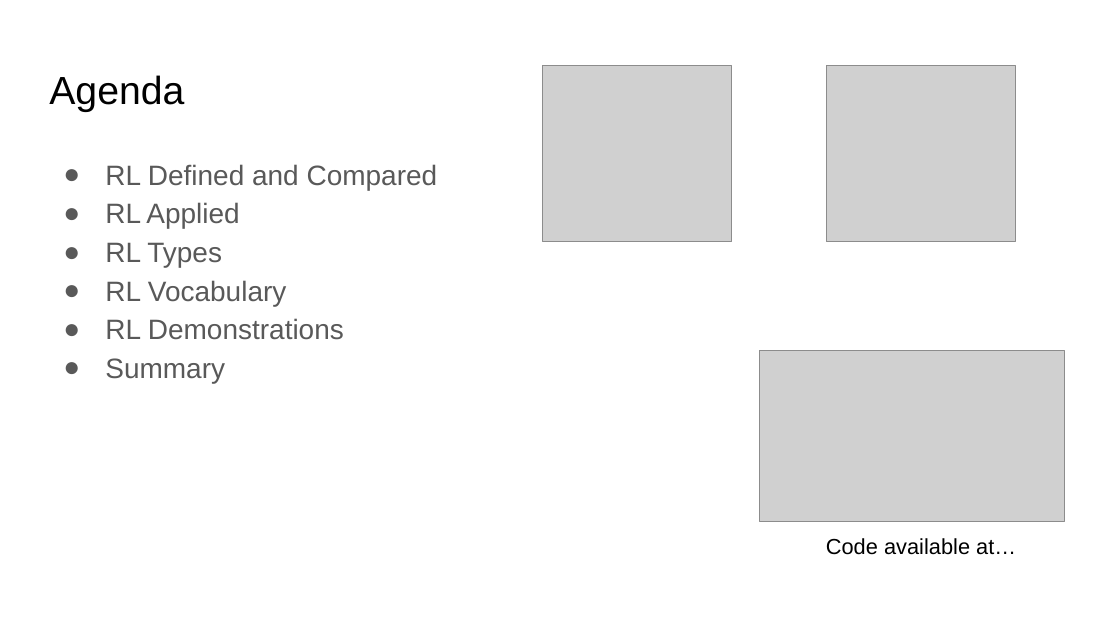
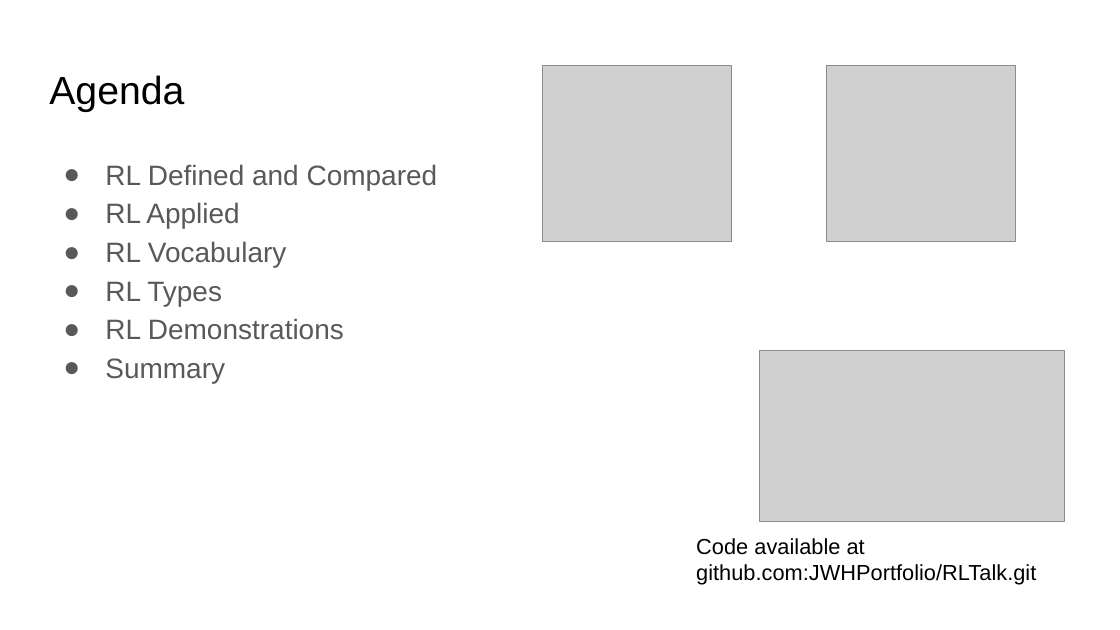
Before and after one commit to JWHPortfolio/RLTalk, a slide deck: slide 2 of Reinforcement Learning2.pptx. Drawn at 1120x630 pixels with LibreOffice and Linux fonts; fonts in the diff are those of the drawing; grey boxes stand for pictures. Boxes give left, top, right and bottom in pixels: in the first picture for what was removed or moved away, otherwise in the second. Text is boxed around its words. In the diff, an @@ line names an element or a change of style, - is before the commit and + after.

Commit message:
updated presentation

```diff
--- a/Reinforcement Learning2.pptx
+++ b/Reinforcement Learning2.pptx
@@ text at (105, 241, 286, 267): paragraph added @@
+● RL Vocabulary
@@ text at (105, 280, 286, 306): paragraph removed @@
-● RL Vocabulary
@@ text at (696, 538, 1036, 585): text changed @@
-Code available at…
+Code available at github.com:JWHPortfolio/RLTalk.git
```
Also in this commit, not shown: 1 other slide changed.
